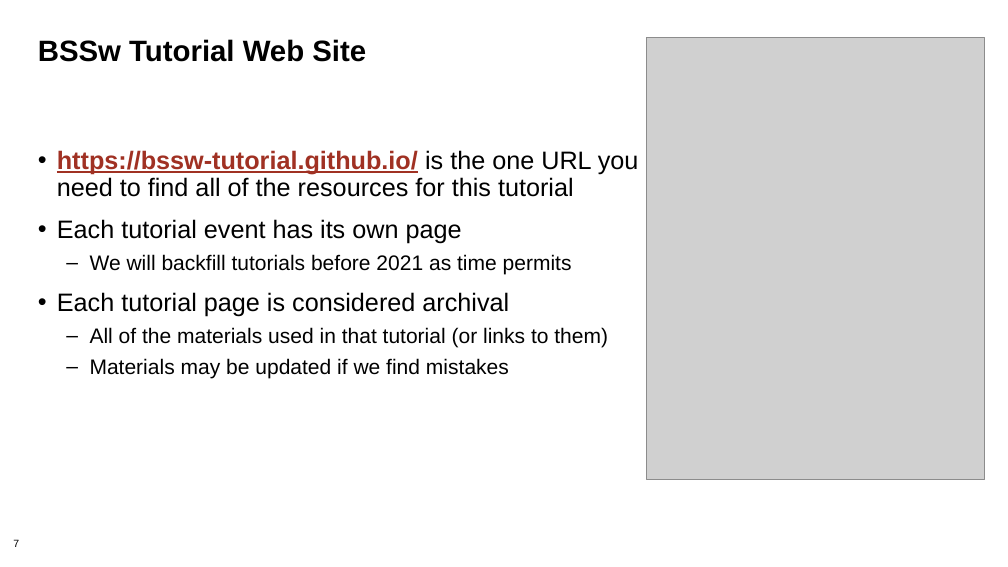
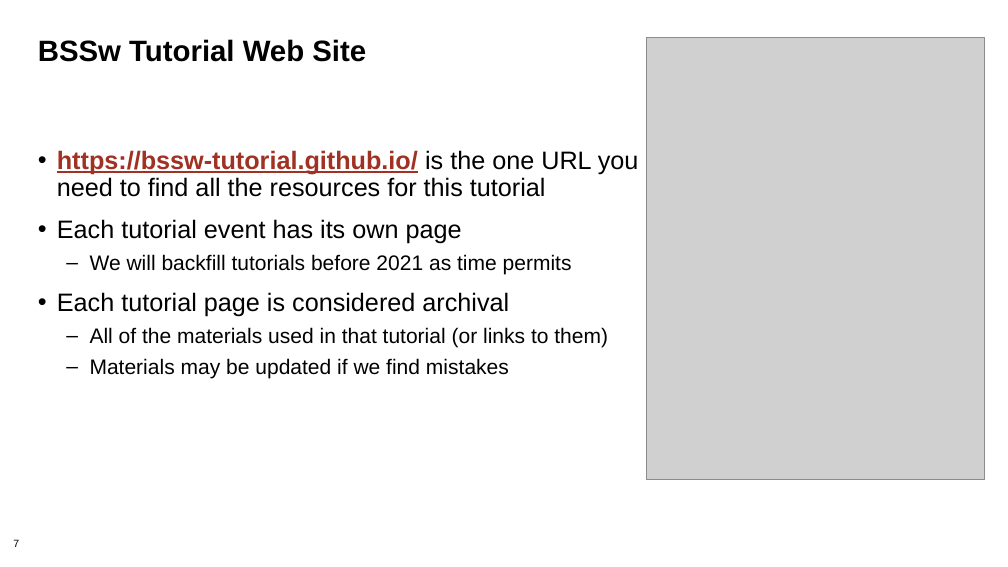
Before and after one commit to bssw-tutorial/presentations, a slide deck: slide 7 of intro-a.pptx. Drawn at 1008x567 pixels with LibreOffice and Linux fonts; fonts in the diff are those of the drawing; grey boxes stand for pictures; background and template pictures are left out. Boxes give left, top, right and bottom in pixels: in the first picture for what was removed or moved away, otherwise in the second. Text is boxed around its words. In the diff, an @@ line names an element or a change of style, - is before the commit and + after.

```diff
--- a/intro-a.pptx
+++ b/intro-a.pptx
@@ text at (57,150,639,197): text changed @@
-• https://bssw-tutorial.github.io/ is the one URL you need to find all of the resources for this tutorial
+• https://bssw-tutorial.github.io/ is the one URL you need to find all the resources for this tutorial
```
Also in this commit, not shown: 1 other slide changed, 3 other files.
